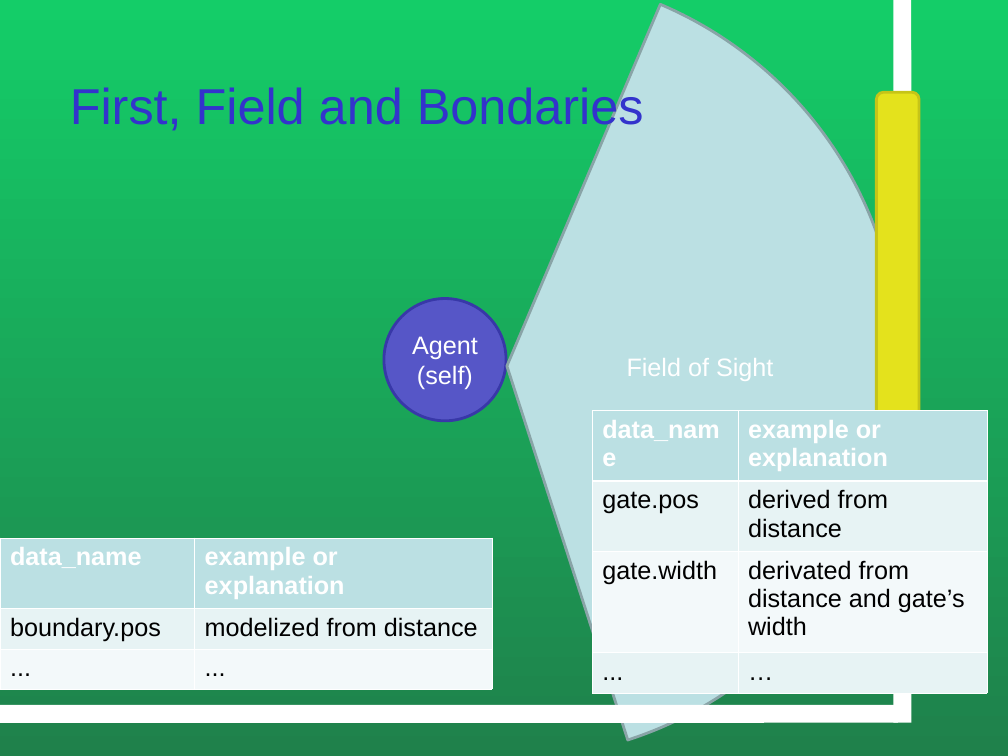
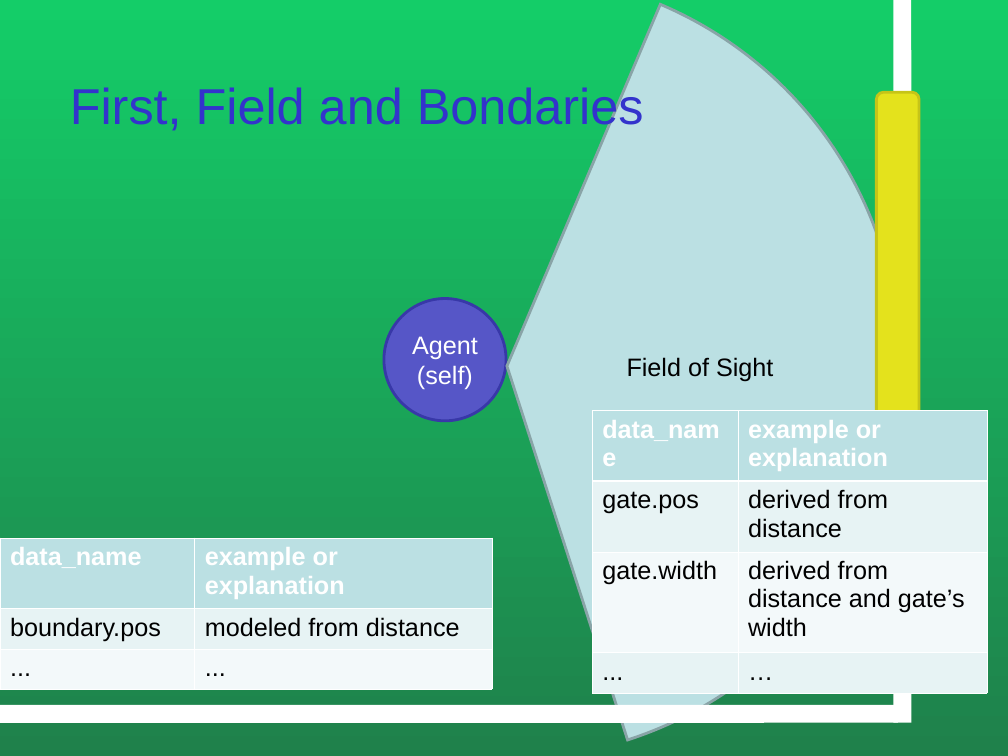
Before and after one commit to laeufertt/OC-MAS, a slide deck: slide 1 of Modellierung der Umgebung.ppt. Drawn at 1008x756 pixels with LibreOffice and Linux fonts; fonts in the diff are those of the drawing. Boxes give left, top, right and bottom in pixels: in the first picture for what was removed or moved away, otherwise in the second. Text is boxed around its words. In the diff, an @@ line names an element or a change of style, - is before the commit and + after.

```diff
--- a/Modellierung der Umgebung.ppt
+++ b/Modellierung der Umgebung.ppt
@@ freeform shape "Field of Sight" at (114,0,900,756): text colour #FFFFFF to #000000; outline redrawn @@
@@ table at (593,410,988,692) @@
-row 3, column 2: derivated from distance and gate’s width
+row 3, column 2: derived from distance and gate’s width
@@ table at (0,538,492,689) @@
-row 2, column 2: modelized from distance
+row 2, column 2: modeled from distance
```
Also in this commit, not shown: 2 other slides changed, 1 other file.
